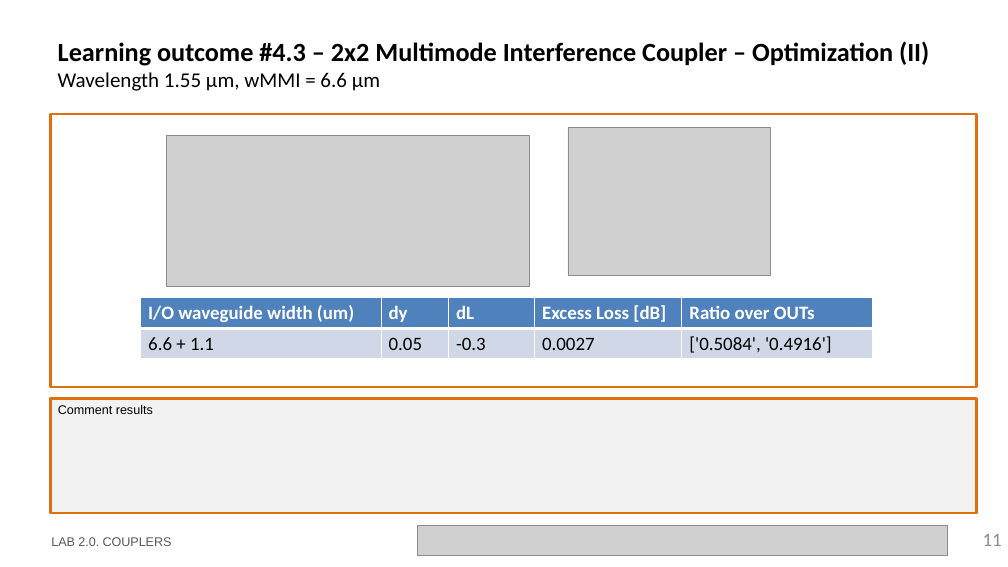
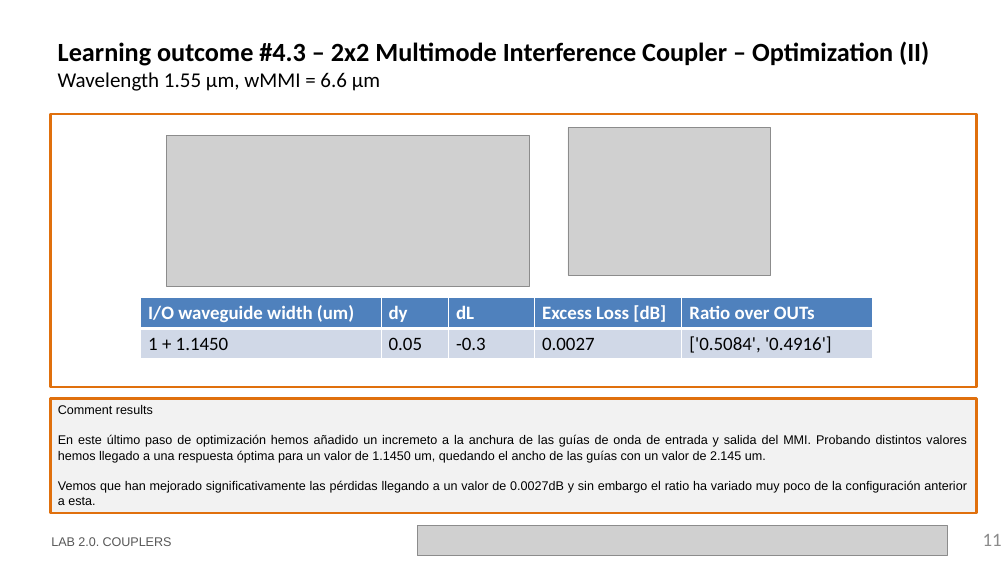
Before and after one commit to nmargar4/pic-upv-lab2, a slide deck: slide 11 of LabBook_20_Nadia.pptx. Drawn at 1008x567 pixels with LibreOffice and Linux fonts; fonts in the diff are those of the drawing; grey boxes stand for pictures; background and template pictures are left out. Boxes give left, top, right and bottom in pixels: in the first picture for what was removed or moved away, otherwise in the second. Text is boxed around its words. In the diff, an @@ line names an element or a change of style, - is before the commit and + after.

```diff
--- a/LabBook_20_Nadia.pptx
+++ b/LabBook_20_Nadia.pptx
@@ table at [141,297,873,358] @@
-row 2, column 1: 6.6 + 1.1
+row 2, column 1: 1 + 1.1450
@@ text in rectangle at [58,435,967,505]: paragraphs added @@
+En este último paso de optimización hemos añadido un incremeto a la anchura de las guías de onda de entrada y salida del MMI. Probando distintos valores hemos llegado a una respuesta óptima para un valor de 1.1450 um, quedando el ancho de las guías con un valor de 2.145 um.
+Vemos que han mejorado significativamente las pérdidas llegando a un valor de 0.0027dB y sin embargo el ratio ha variado muy poco de la configuración anterior a esta.
```
Also in this commit, not shown: 5 other slides changed, 1 other file.
